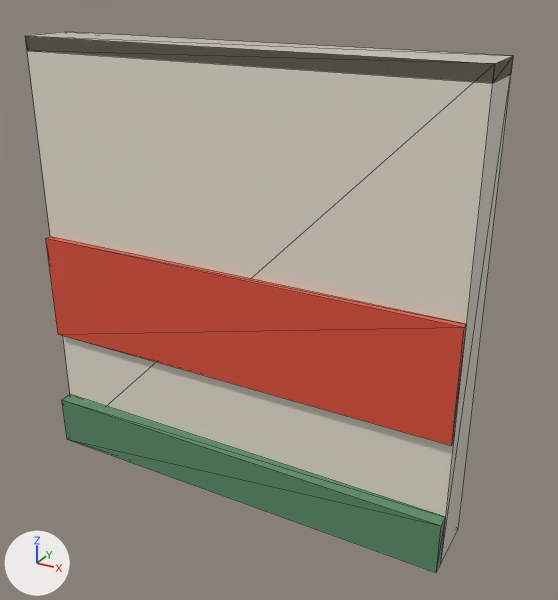
The glTF model assets/managed-models/mini-market/wall/wall.glb, before and after one commit.
Camera for both pictures: a 50 mm camera at (0.81, -1.532, 1.147) aimed at (0.048, -0.146, 0.455). Lighting does not change. The marker at lower left points along +X, +Y and +Z. The picture after the commit comes second. Mesh edges are drawn as thin lines. Vertices at exactly the same position are counted once.

Names of what the first picture shows: 'wall'.
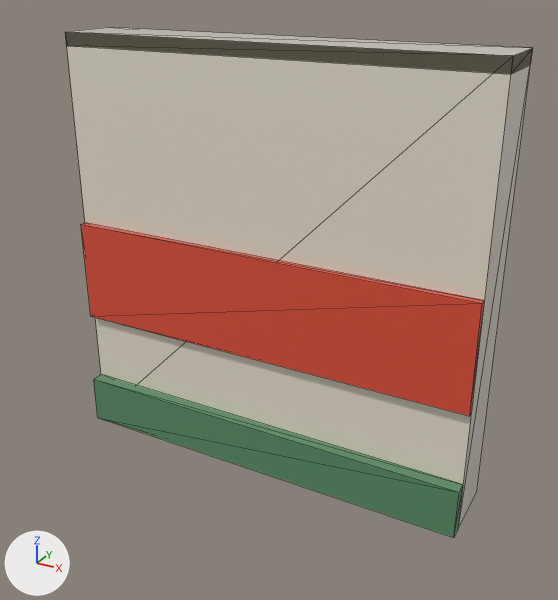
Changed parts and their boxes [x1, y1, x2, y2] in the pictures (558 x 600 px; the box of a moved part takes in the faces that stretch with it):
'wall', reshaped
    before: [25, 32, 513, 572]
    after: [65, 27, 533, 537]
part 1 of me_wall, moved or reshaped
    before: [46, 237, 467, 446]
    after: [81, 223, 485, 416]
part 2 of me_wall, moved or reshaped
    before: [25, 32, 513, 572]
    after: [65, 27, 533, 537]

What the commit changed:
me_wall is used by ob_wall; location (0.0, 0.0, 0.0).
me_wall had 26 vertices, 46 faces and spanned x -0.5..0.5, y -0.3..-0.15, z 0.0..1.0.
me_wall now has 26 vertices, 46 faces and spans x -0.5..0.5, y -0.18..0.0, z 0.0..1.0.
me_wall part 1: the loose piece of 8 vertices spanning x -0.5..0.5, y -0.285..-0.27, z 0.3..0.55 is moved by (0.0, 0.12, 0.0).
Part 2, on me_wall:
12 vertices are removed from x -0.5..0.5, y -0.3..-0.27, z 0.0..1.0.
34 faces are deleted.
6 vertices are added at (-0.5, -0.18, 0.0), (-0.5, -0.18, 0.12), (-0.5, -0.15, 0.12), (0.5, -0.18, 0.0), (0.5, -0.18, 0.12), (0.5, -0.15, 0.12).
6 new vertices lie (0.0, 0.15, 0.0) away from vertices in x -0.5..0.5, y -0.15, z 0.0..1.0.
34 new faces join them.
